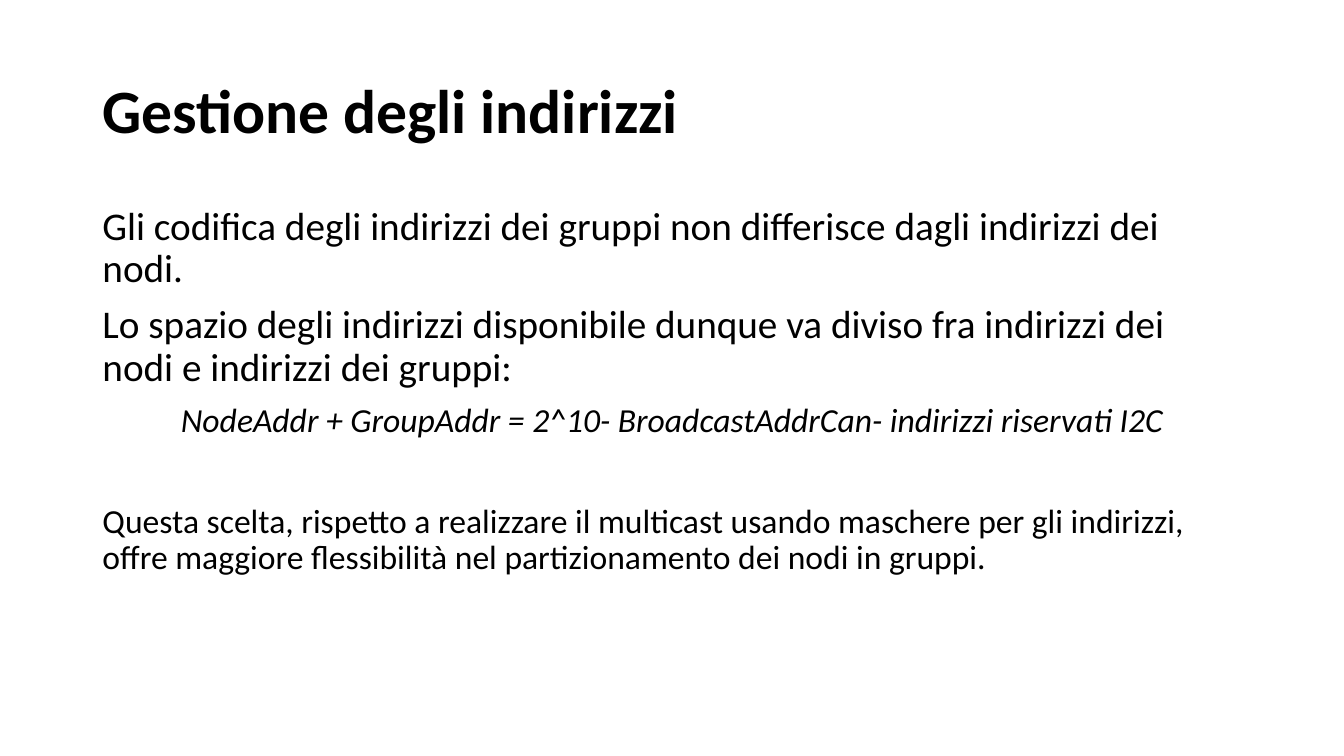
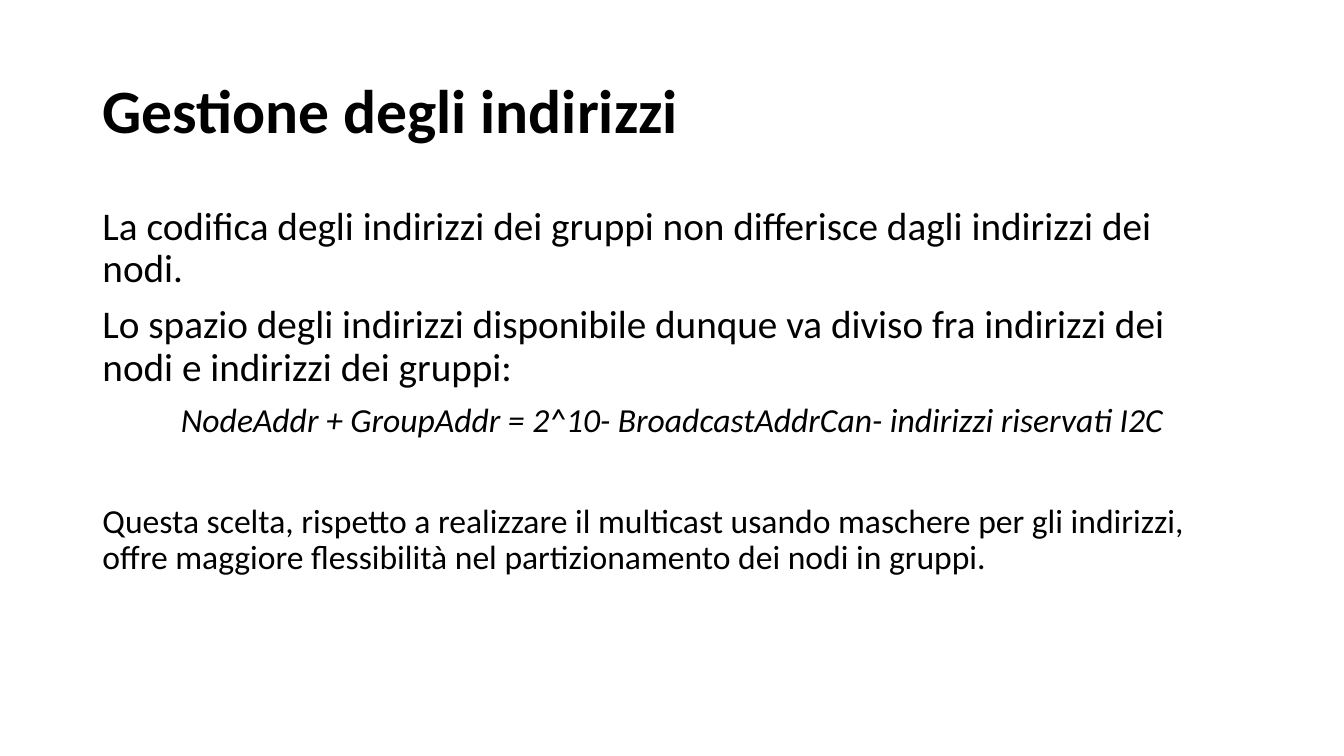
Before and after one commit to savmil/sistemi_embedded, a slide deck: slide 15 of slide/Progetto Finale.pptx. Drawn at 1344x756 pixels with LibreOffice and Linux fonts; fonts in the diff are those of the drawing. Boxes give left, top, right and bottom in pixels: in the first picture for what was removed or moved away, otherwise in the second. Text is boxed around its words. In the diff, an @@ line names an element or a change of style, - is before the commit and + after.

Commit message:
slide aggiustate

```diff
--- a/slide/Progetto Finale.pptx
+++ b/slide/Progetto Finale.pptx
@@ text at (102, 212, 1151, 283): text changed @@
-Gli codifica degli indirizzi dei gruppi non differisce dagli indirizzi dei nodi.
+La codifica degli indirizzi dei gruppi non differisce dagli indirizzi dei nodi.
```
Also in this commit, not shown: 2 other files.
